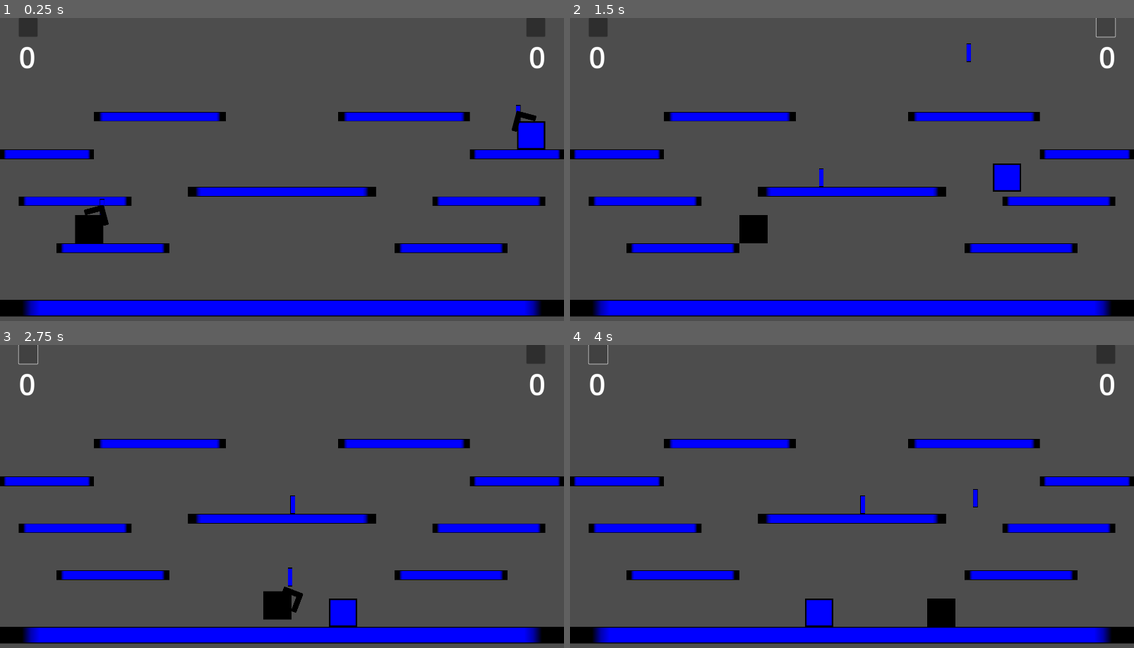
Above: before the commit, frames 1-4 (two rows, left to right).
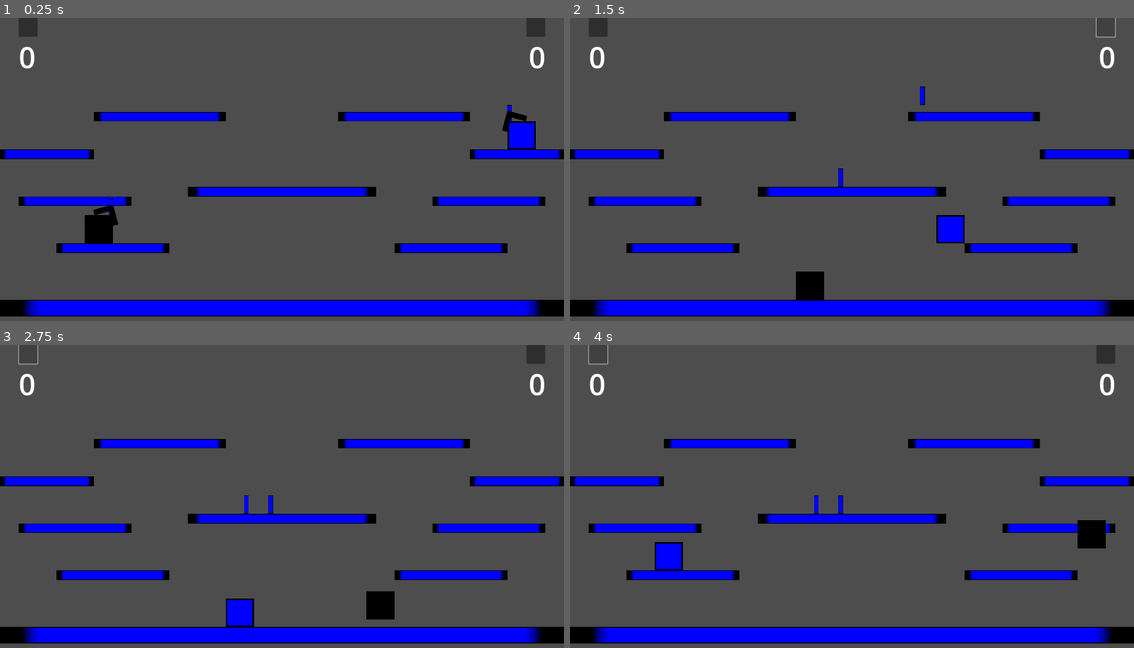
Above: after the commit, the same moments.

Repository: ra314/micro-swords
Game: Godot game, scene res://Scenes/Main.tscn
The game is run twice, just before and just after one commit, with the same random seed, the same clock (stepped at 60 frames per second) and the same inputs.
Inputs (mouse positions are in pixels of both pictures, inside the frame that each line leads up to):
- Up to frame 1 (0.25 s): no input
- Up to frame 2 (1.5 s): click (598, 27) at 0.5 s; click (1105, 27) at 1.25 s
- Up to frame 3 (2.75 s): click (28, 354) at 2 s
- Up to frame 4 (4 s): click (1105, 354) at 2.75 s; click (598, 354) at 3.5 s

The runs differ from the first frame. In frame 1, 1.0% of the frame differs, in the area x 13-97%, y 28-75%; in frame 2, 2.1%; in frame 3, 2.2%, in the area x 40-70%, y 49-94%; in frame 4, 2.1%.

Commit message:
Simplified input handling.

Diff:
--- a/Scripts/Components/Swordsman.gd
+++ b/Scripts/Components/Swordsman.gd
@@ -2,7 +2,7 @@
 class_name Swordsman
 
 # 4 bodylengths per second
-const SPEED := 64*4
+const SPEED := 64*6
 # Max jump height needs to be 3 times character height
 const JUMP_VELOCITY := -1540
 
@@ -125,12 +125,10 @@
 		velocity = prev_velocity
 		move_and_slide()
 
-	if Input.is_action_just_pressed("BLACK"):
-		if swordsman_name == ENUMS.SWORDSMAN.BLACK:
-			action()
-	if Input.is_action_just_pressed("BLUE"):
-		if swordsman_name == ENUMS.SWORDSMAN.BLUE:
-			action()
+	# Use is_action_pressed when no held item, to allow for bunny hopping
+	var action_name = ENUMS.SWORDSMAN.keys()[swordsman_name]
+	if Input.is_action_just_pressed(action_name):
+		action()
 
 func detect_sword_collision() -> bool:
 	var retval = false
